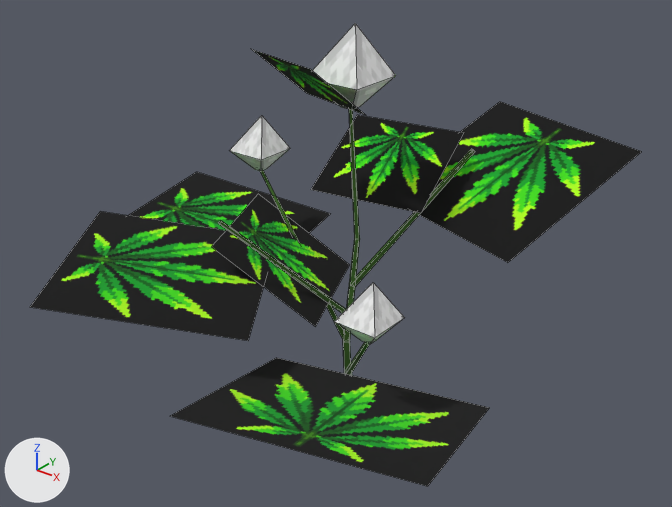
An edit to the OBJ model src/main/resources/assets/stonedew/models/block/plants/plant_3_3_0_lod.obj, drawn before and after from the same camera.
Before and after are seen from a camera (50 mm lens) standing at (1.562, -1.881, 1.271) and looking at (0.466, -0.51, 0.422). Arrows for +X, +Y and +Z are at lower left; the lights stay in place. The picture after the commit comes second. Mesh edges are drawn as thin lines. Where no turn or scale is listed for an object, it has been applied to the vertices.

Names of what the first picture shows: 'model'.
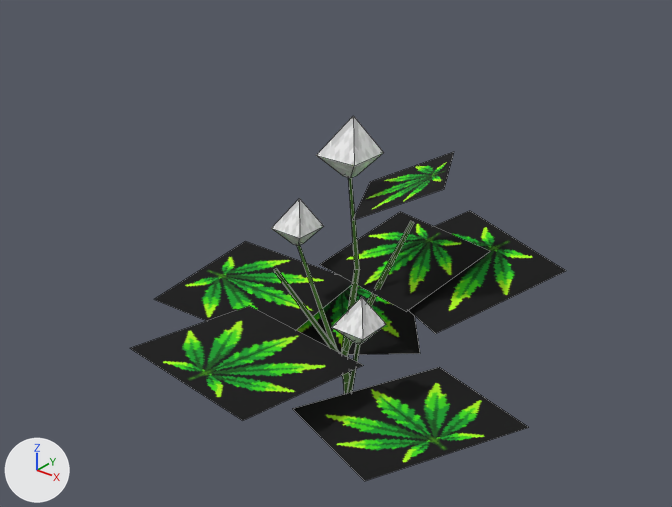
Location of each change, (x1, y1, x2, y2) in pixels of the pictures (672 x 507 px; the box of a moved part takes in the faces that stretch with it):
'model', reshaped (29% narrower, 21% shorter)
    before: (30, 23, 642, 486)
    after: (130, 116, 566, 481)
part 1 of me_model, moved or reshaped
    before: (351, 149, 475, 287)
    after: (349, 221, 414, 349)
part 2 of me_model, moved or reshaped
    before: (312, 23, 396, 109)
    after: (316, 116, 383, 178)
part 3 of me_model, moved or reshaped
    before: (230, 115, 290, 171)
    after: (271, 199, 323, 246)
part 4 of me_model, moved or reshaped
    before: (334, 283, 404, 344)
    after: (332, 297, 386, 345)
part 5 of me_model, moved or reshaped
    before: (30, 49, 642, 486)
    after: (130, 152, 566, 481)

What the commit changed:
me_model is used by ob_model.
me_model had 111 vertices, 59 faces and spanned x -0.136..0.997, y -1.079..0.033, z -0.001..0.895.
me_model now has 111 vertices, 59 faces and spans x 0.032..0.957, y -0.934..-0.07, z -0.001..0.709.
me_model part 1: the loose piece of 8 vertices spanning x 0.483..0.666, y -0.491..-0.306, z 0.34..0.64 is multiplied about its middle by the matrix ((0.842, 0.045, -0.189), (-0.073, 0.852, -0.125), (0.18, 0.138, 0.834)), then moved by (-0.043, -0.052, -0.153).
me_model part 2: the loose piece of 9 vertices spanning x 0.414..0.539, y -0.54..-0.415, z 0.733..0.895 is scaled about its middle by 0.78, then moved by (-0.01, 0.012, -0.168).
me_model part 3: the loose piece of 9 vertices spanning x 0.144..0.24, y -0.488..-0.392, z 0.525..0.65 is scaled about its middle by 0.857, then moved by (0.131, -0.028, -0.146).
me_model part 4: the loose piece of 9 vertices spanning x 0.695..0.781, y -0.802..-0.715, z 0.431..0.543 is scaled about its middle by 0.87, then moved by (-0.11, 0.117, -0.107).
me_model part 5: 72 of 111 vertices moved; they spanned x -0.136..0.997, y -1.079..0.033, z 0.126..0.854 and now span x 0.032..0.957, y -0.934..-0.07, z 0.059..0.613; mean shift (0.028, 0.035, -0.126); largest move (0.319, -0.723, 0.473) -> (0.148, -0.363, 0.21).
